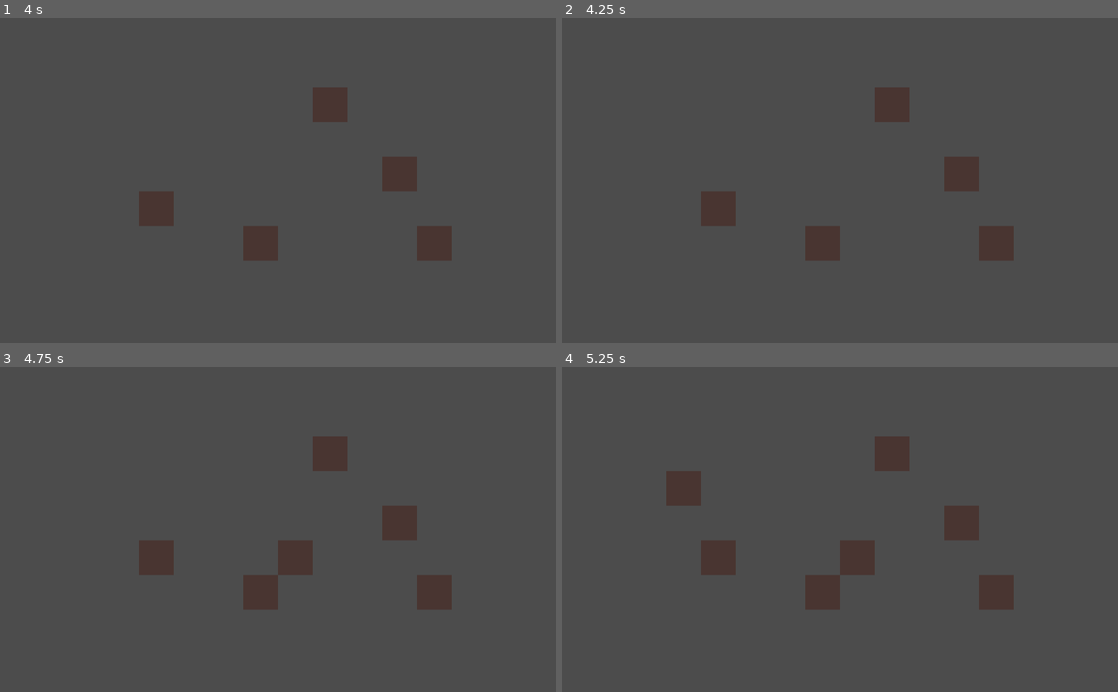
Above: before the commit, frames 1-4 (two rows, left to right).
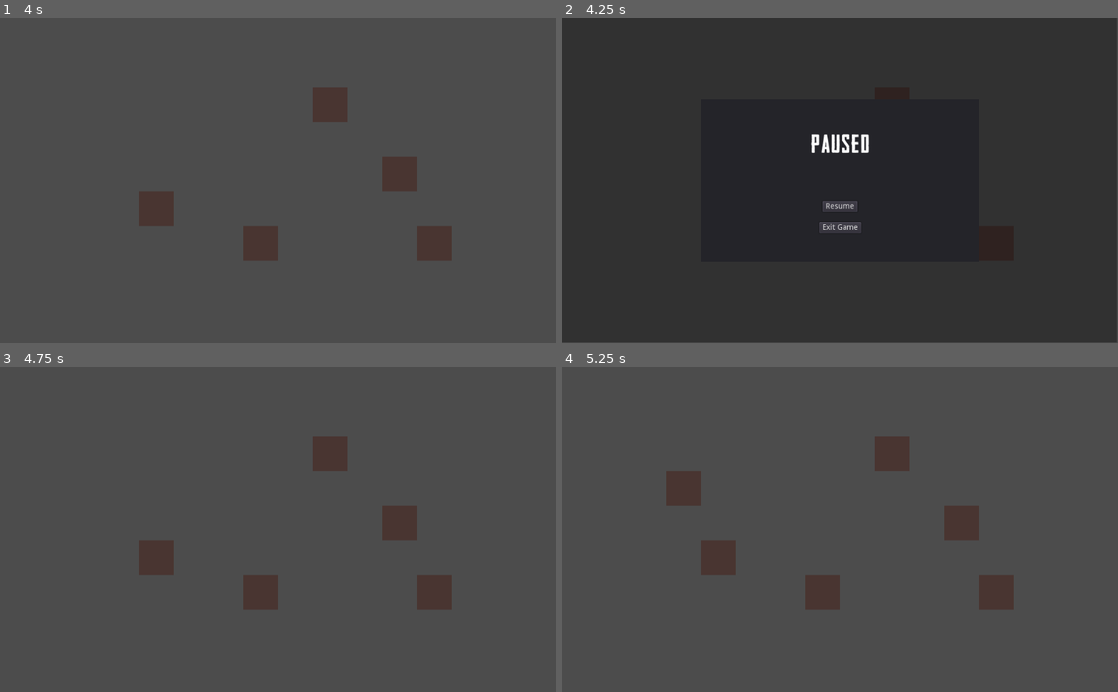
Above: after the commit, the same moments.

Repository: friedev/minieval
Game: Godot game, scene res://Main.tscn
The game is run twice, just before and just after one commit, with the same random seed, the same clock (stepped at 60 frames per second) and the same inputs.
Inputs (mouse positions are in pixels of both pictures, inside the frame that each line leads up to):
- Up to frame 1 (4 s): tap Enter at 0.5, 2, 3.5 s; move the mouse to (400, 164) at 0.52 s; click (400, 164) at 0.67 s; tap Space at 1.25, 2.75 s; move the mouse to (166, 196) at 1.27 s; click (166, 196) at 1.42 s; move the mouse to (333, 109) at 2.02 s; click (333, 109) at 2.17 s; move the mouse to (250, 245) at 2.77 s; click (250, 245) at 2.92 s; move the mouse to (444, 229) at 3.52 s; click (444, 229) at 3.67 s
- Up to frame 2 (4.25 s): tap Escape (pause, bound only after the commit) at 4.15 s
- Up to frame 3 (4.75 s): click (278, 555) at 4.25 s, where only the run after the commit has a clickable "Resume"
- Up to frame 4 (5.25 s): tap Space at 5 s; move the mouse to (673, 480) at 5.02 s; click (673, 480) at 5.17 s

Frame 1 is identical in both runs. In frame 2, 99% of the frame differs, in the area x 0-100%, y 0-100%; in frame 3, 0.7%; in frame 4, 0.7%.

Commit message:
Added Pause Menu
Created a pause menu UI with functionality to resume and exit game.

Added a folder called "Interface" to hold interface stuff. (Separation of Concerns)

Added a font for the text (will probably need to change this to something else in the future)

Diff:
--- /dev/null
+++ b/Interface/Pause.gd
@@ -0,0 +1,15 @@
+extends Control
+
+func _input(event):
+	if event.is_action_pressed("pause"):
+		var new_pause_state = not get_tree().paused
+		get_tree().paused = new_pause_state
+		visible = new_pause_state
+
+func _on_ResumeButton_pressed():
+	var new_pause_state = not get_tree().paused
+	get_tree().paused = new_pause_state
+	visible = new_pause_state
+
+func _on_ExitGameButton_pressed():
+	get_tree().quit()
--- a/Main.tscn
+++ b/Main.tscn
@@ -1,7 +1,9 @@
-[gd_scene load_steps=4 format=2]
+[gd_scene load_steps=7 format=2]
 
 [ext_resource path="res://TileMap.gd" type="Script" id=1]
 [ext_resource path="res://tilesheet.png" type="Texture" id=2]
+[ext_resource path="res://Interface/Pause.gd" type="Script" id=3]
+[ext_resource path="res://Interface/HeadlinerNo45-59y8.ttf" type="DynamicFontData" id=4]
 
 [sub_resource type="TileSet" id=1]
 0/name = "tilesheet.png 0"
@@ -397,6 +399,11 @@
 27/shapes = [  ]
 27/z_index = 0
 
+[sub_resource type="DynamicFont" id=2]
+size = 46
+extra_spacing_char = 3
+font_data = ExtResource( 4 )
+
 [node name="Root" type="Node2D"]
 
 [node name="TileMap" type="TileMap" parent="."]
@@ -404,3 +411,76 @@
 cell_y_sort = true
 format = 1
 script = ExtResource( 1 )
+
+[node name="CanvasLayer" type="CanvasLayer" parent="."]
+layer = 100
+
+[node name="Pause" type="Control" parent="CanvasLayer"]
+pause_mode = 2
+visible = false
+anchor_right = 1.0
+anchor_bottom = 1.0
+script = ExtResource( 3 )
+__meta__ = {
+"_edit_use_anchors_": false
+}
+
+[node name="BlackOverlay" type="ColorRect" parent="CanvasLayer/Pause"]
+anchor_right = 1.0
+anchor_bottom = 1.0
+margin_left = -2.12134
+margin_top = -1.30173
+margin_right = -2.12134
+margin_bottom = -1.30176
+color = Color( 0, 0, 0, 0.352941 )
+__meta__ = {
+"_edit_use_anchors_": false
+}
+
+[node name="Menu" type="Panel" parent="CanvasLayer/Pause"]
+margin_left = 255.58
+margin_top = 150.0
+margin_right = 767.58
+margin_bottom = 450.0
+__meta__ = {
+"_edit_use_anchors_": false
+}
+
+[node name="ResumeButton" type="Button" parent="CanvasLayer/Pause/Menu"]
+anchor_left = 0.5
+anchor_right = 0.5
+margin_left = -32.0
+margin_top = 188.442
+margin_right = 32.0
+margin_bottom = 208.442
+text = "Resume"
+__meta__ = {
+"_edit_use_anchors_": false
+}
+
+[node name="ExitGameButton" type="Button" parent="CanvasLayer/Pause/Menu"]
+anchor_left = 0.5
+anchor_right = 0.5
+margin_left = -38.5
+margin_top = 226.93
+margin_right = 38.5
+margin_bottom = 246.93
+text = "Exit Game"
+__meta__ = {
+"_edit_use_anchors_": false
+}
+
+[node name="MenuTitle" type="Label" parent="CanvasLayer/Pause/Menu"]
+anchor_left = 0.5
+anchor_right = 0.5
+margin_left = -53.5
+margin_top = 64.2172
+margin_right = 53.5
+margin_bottom = 111.217
+custom_fonts/font = SubResource( 2 )
+text = "Paused"
+__meta__ = {
+"_edit_use_anchors_": false
+}
+[connection signal="pressed" from="CanvasLayer/Pause/Menu/ResumeButton" to="CanvasLayer/Pause" method="_on_ResumeButton_pressed"]
+[connection signal="pressed" from="CanvasLayer/Pause/Menu/ExitGameButton" to="CanvasLayer/Pause" method="_on_ExitGameButton_pressed"]
--- a/project.godot
+++ b/project.godot
@@ -19,6 +19,14 @@
 run/main_scene="res://Main.tscn"
 config/icon="res://icon.png"
 
+[input]
+
+pause={
+"deadzone": 0.5,
+"events": [ Object(InputEventKey,"resource_local_to_scene":false,"resource_name":"","device":0,"alt":false,"shift":false,"control":false,"meta":false,"command":false,"pressed":false,"scancode":16777217,"unicode":0,"echo":false,"script":null)
+ ]
+}
+
 [rendering]
 
 environment/default_environment="res://default_env.tres"
Binary file added: Interface/HeadlinerNo45-59y8.ttf
